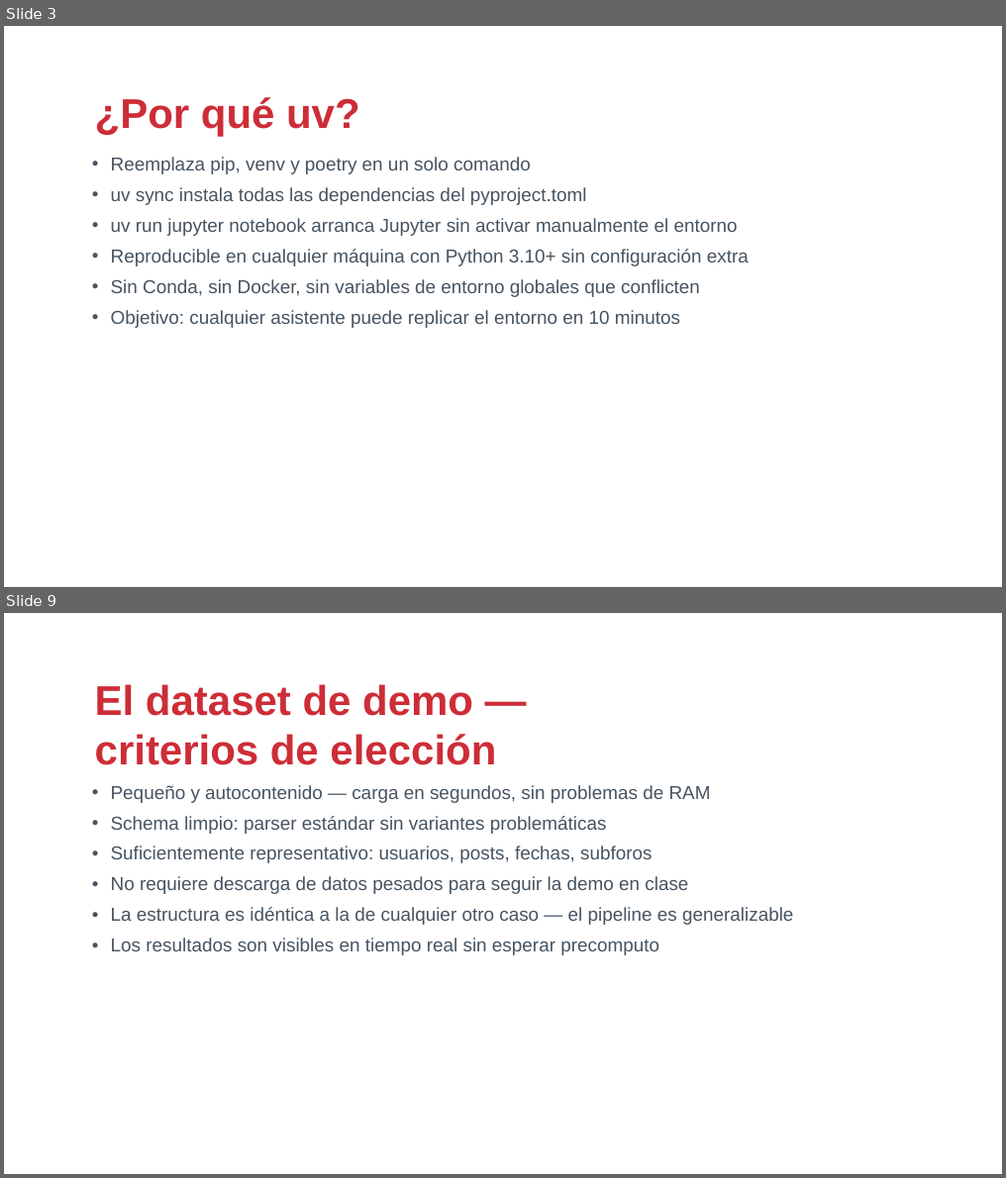
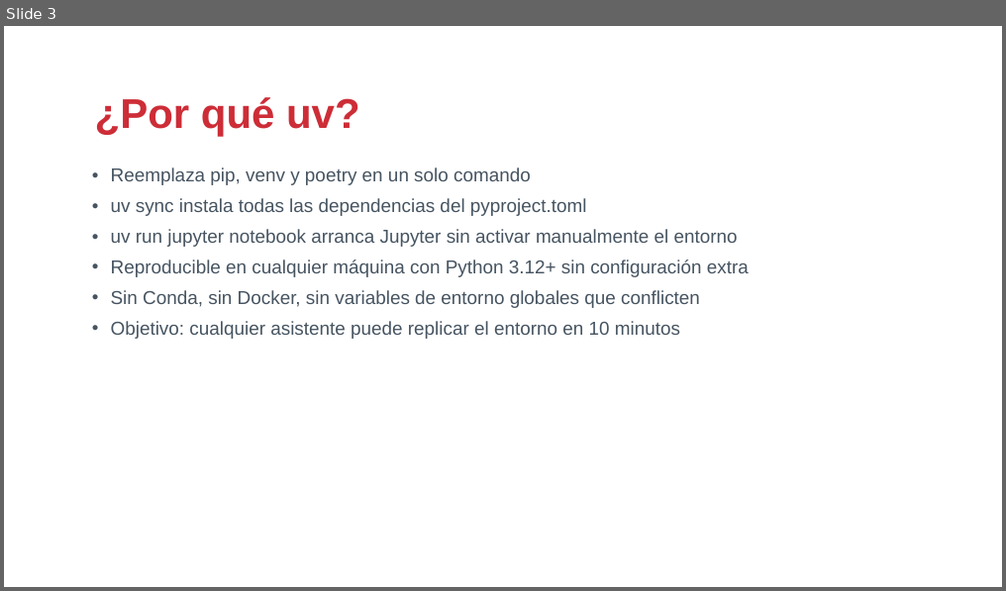
Before and after one commit to drj3ky11/FearOfTheDark, a slide deck: bloque3_setup/csbc26_b3_setup.pptx. Shown one above the other, each under a label of ours: slides 3 and 9 before the commit, slide 3 after it; the slides between them are not shown. The pictures are 1006x1178 and 1006x591 pixels, drawn with LibreOffice and Linux fonts; fonts in the diff are those of the drawing; background and template pictures are left out. Boxes give left, top, right and bottom in pixels: in the first picture for what was removed or moved away, otherwise in the second. Text is boxed around its words. In the diff, an @@ line names an element or a change of style, - is before the commit and + after.

Commit message:
refactor: renumerar bloques y reenfocar bloque3_setup en instalación
- bloque3_agentes -> bloque4_agentes (aporte de compañero)
- bloque4_* (casos prácticos) -> bloque5_*
- Actualizadas referencias cruzadas en README, scripts/ y notebooks
- bloque3_setup ahora se centra en uv, Ollama y el stack de librerías
  en vez de terminar con un repaso del ciclo de análisis completo
- uv.lock actualizado tras uv sync (dependencia crewai)
- .gitignore: excluir correcciones.txt (notas locales por bloque)

```diff
--- a/bloque3_setup/csbc26_b3_setup.pptx
+++ b/bloque3_setup/csbc26_b3_setup.pptx
@@ slide 9 removed at [4,613,1002,1174], background picture (left out) @@
@@ text removed at [95,684,496,765] @@
-El dataset de demo — criterios de elección
@@ text removed at [111,785,793,956] @@
-• Pequeño y autocontenido — carga en segundos, sin problemas de RAM
-• Schema limpio: parser estándar sin variantes problemáticas
-• Suficientemente representativo: usuarios, posts, fechas, subforos
-• No requiere descarga de datos pesados para seguir la demo en clase
-• La estructura es idéntica a la de cualquier otro caso — el pipeline es generalizable
-• Los resultados son visibles en tiempo real sin esperar precomputo
@@ slide 3 changed as well @@
@@ text "Reemplaza pip, venv y poetry ...": place and size @@
-text "Reemplaza pip, venv y poetry ..." at [111,157,748,328]
+text "Reemplaza pip, venv y poetry ..." at [111,168,748,339]
@@ text at [111,260,748,277]: text changed @@
-• Reproducible en cualquier máquina con Python 3.10+ sin configuración extra
+• Reproducible en cualquier máquina con Python 3.12+ sin configuración extra
```
Also in this commit, not shown: 5 other slides changed, 7 slides added, 4 other slides removed, 62 other files.
